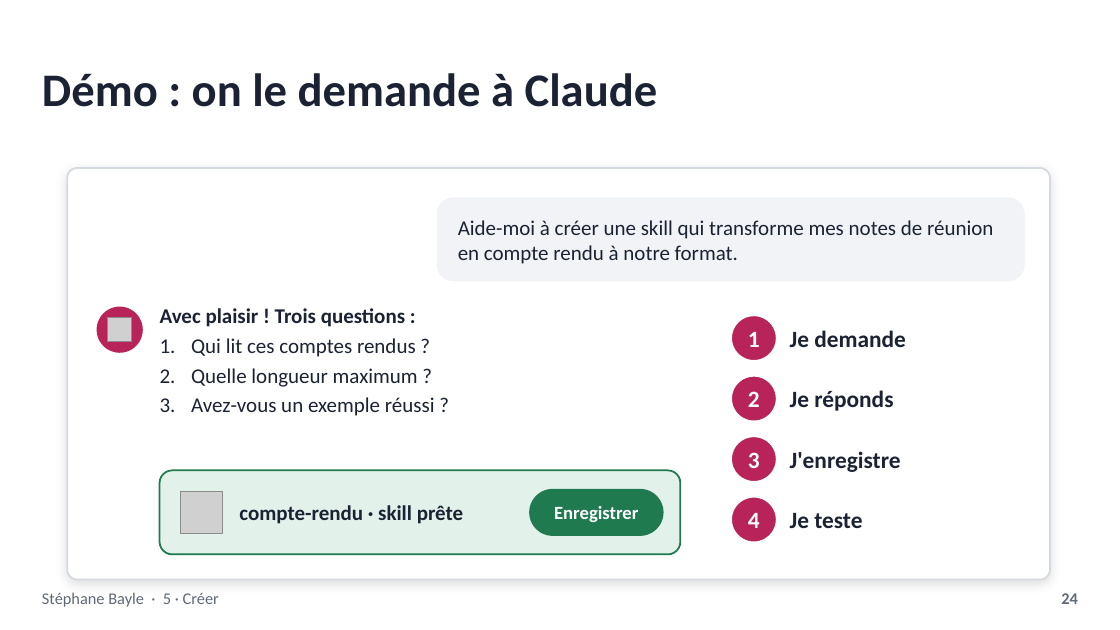
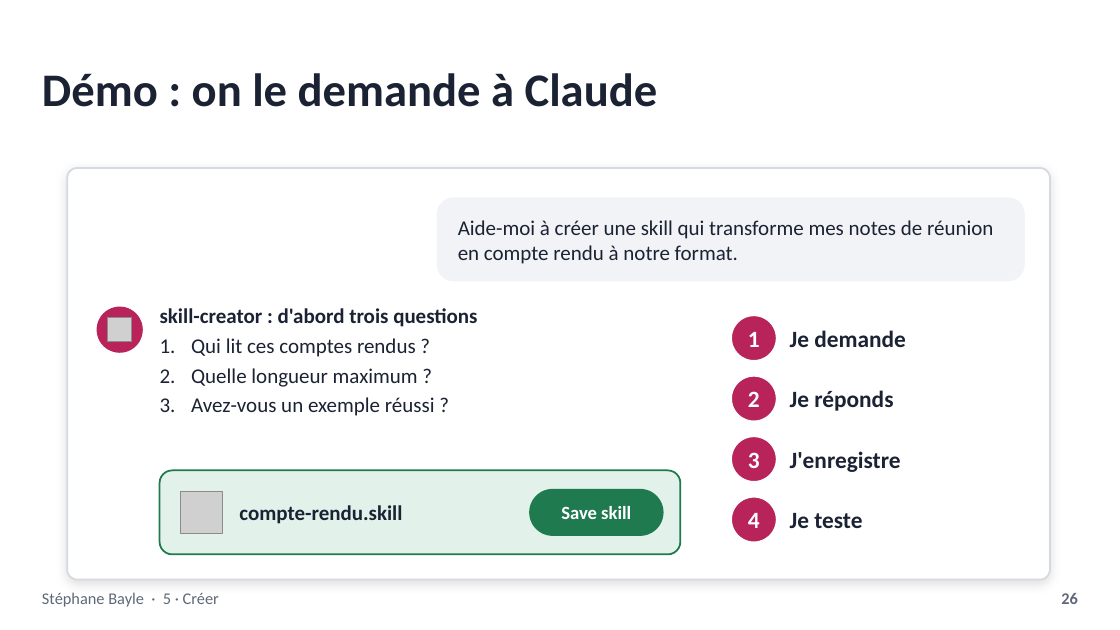
Before and after one commit to StephaneBayle/creer-une-skill-claude, a slide deck: slide 26 of skills-claude-presentation.pptx (slide 24 before the commit). Drawn at 1120x630 pixels with LibreOffice and Linux fonts; fonts in the diff are those of the drawing; grey boxes stand for pictures. Boxes give left, top, right and bottom in pixels: in the first picture for what was removed or moved away, otherwise in the second. Text is boxed around its words. In the diff, an @@ line names an element or a change of style, - is before the commit and + after.

```diff
--- a/skills-claude-presentation.pptx
+++ b/skills-claude-presentation.pptx
@@ text at <box>160,308,477,327</box>: text changed @@
-Avec plaisir ! Trois questions :
+skill-creator : d'abord trois questions
@@ text at <box>239,505,402,524</box>: text changed @@
-compte-rendu · skill prête
+compte-rendu.skill
@@ text at <box>561,506,631,519</box>: text changed @@
-Enregistrer
+Save skill
@@ text at <box>1061,593,1078,604</box>: text changed @@
-24
+26
```
Also in this commit, not shown: 24 other slides changed, 4 slides added, 8 other files.
